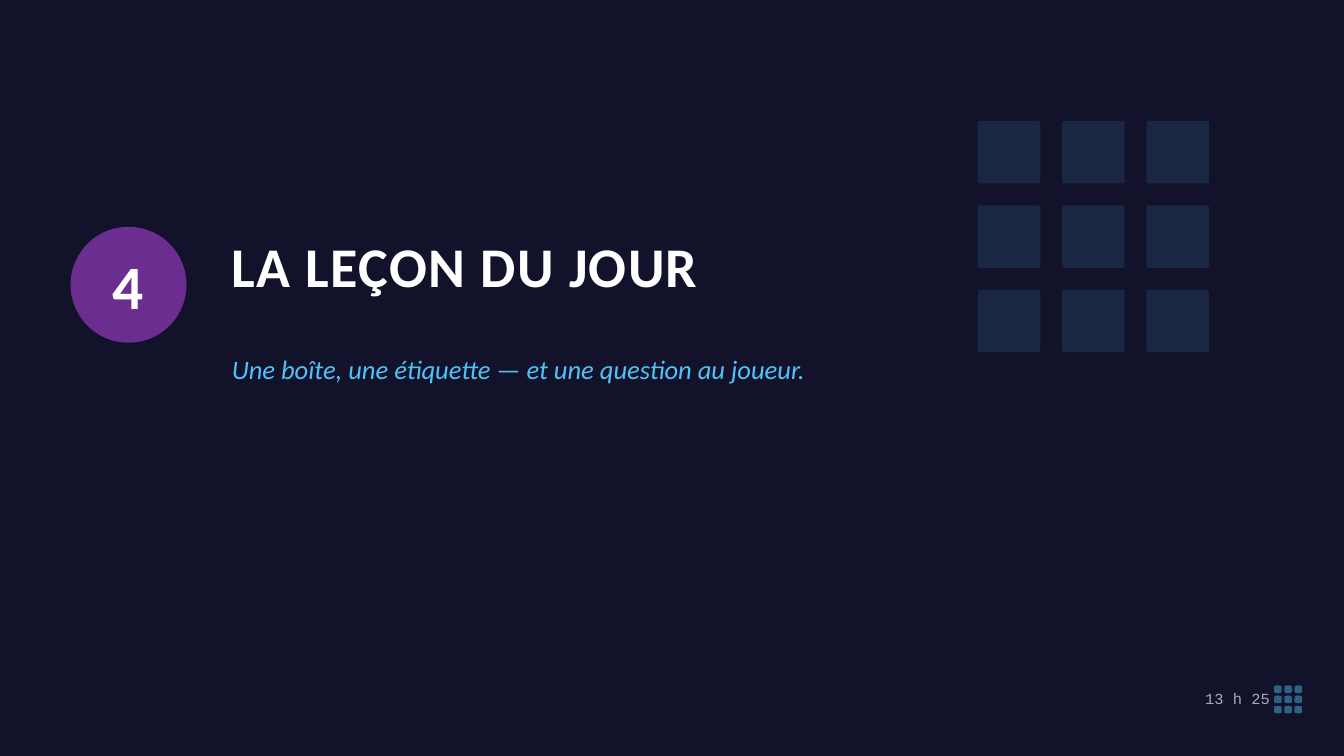
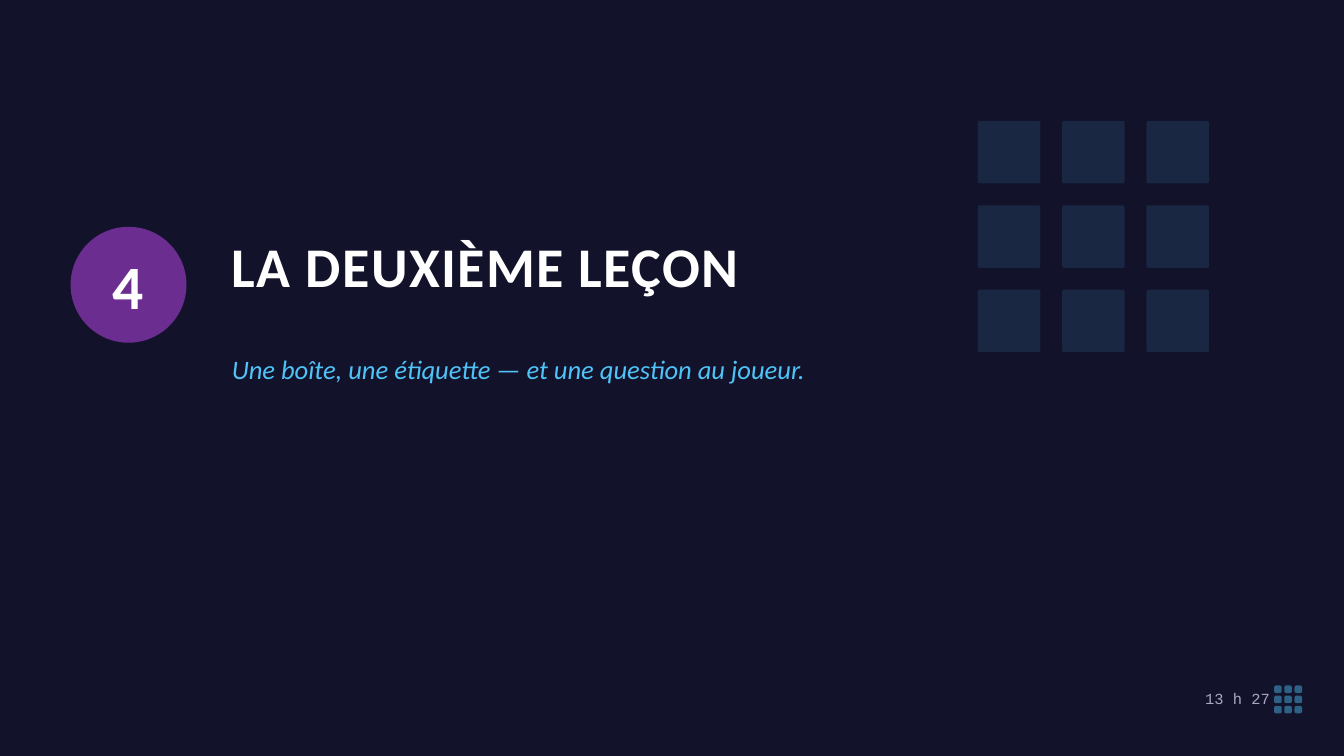
Before and after one commit to koffipierredamien/python-learning, a slide deck: slide 19 of 2-seances/S02-premier-contact/a-projeter/seance-2-projection.pptx (slide 18 before the commit). Drawn at 1344x756 pixels with LibreOffice and Linux fonts; fonts in the diff are those of the drawing. Boxes give left, top, right and bottom in pixels: in the first picture for what was removed or moved away, otherwise in the second. Text is boxed around its words. In the diff, an @@ line names an element or a change of style, - is before the commit and + after.

```diff
--- a/2-seances/S02-premier-contact/a-projeter/seance-2-projection.pptx
+++ b/2-seances/S02-premier-contact/a-projeter/seance-2-projection.pptx
@@ text at (232, 240, 738, 297): text changed @@
-LA LEÇON DU JOUR
+LA DEUXIÈME LEÇON
@@ text at (1205, 693, 1270, 704): text changed @@
-13 h 25
+13 h 27
```
Also in this commit, not shown: 20 other slides changed, 3 slides added, 2 slides removed, 10 other files.
